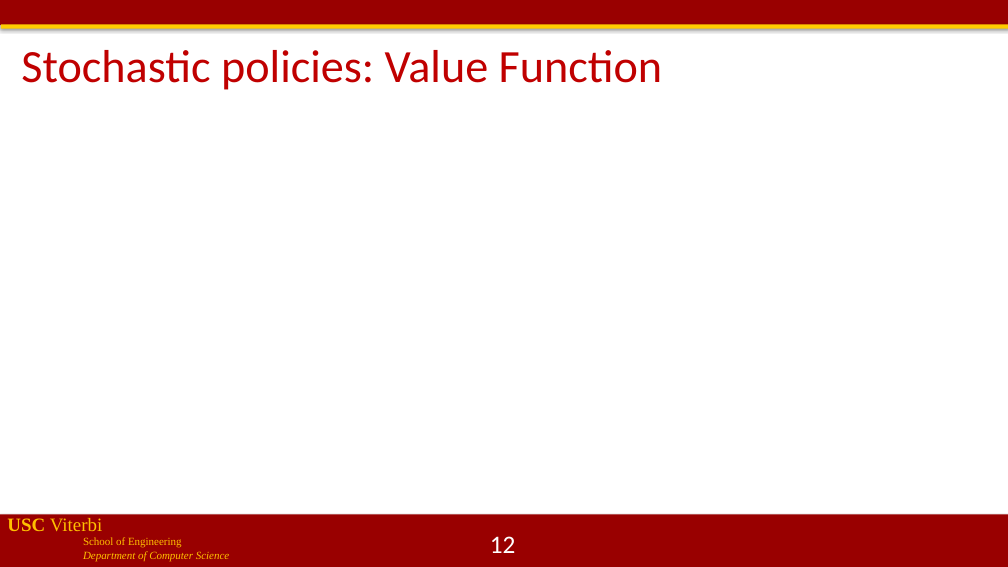
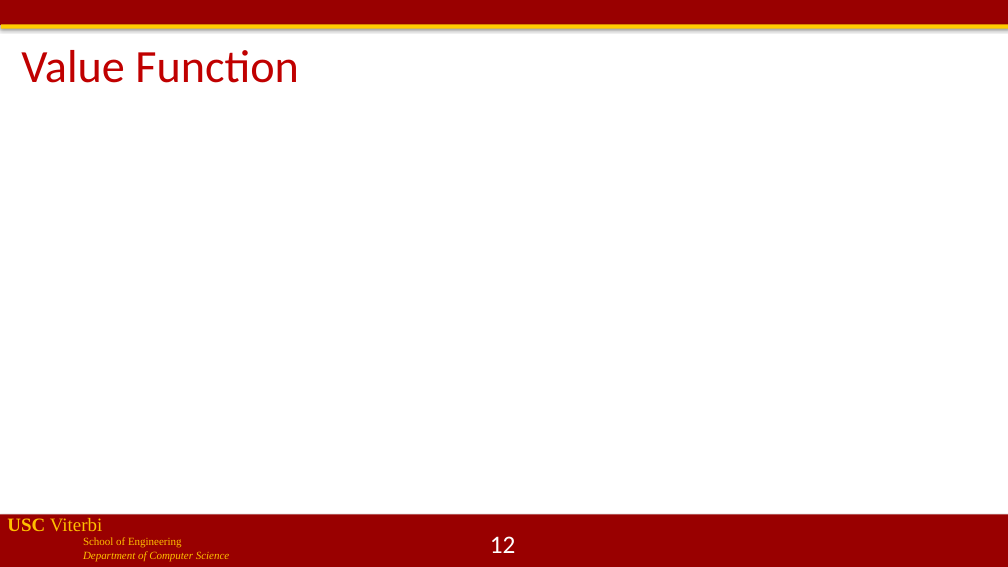
Before and after one commit to jdeshmukh/jdeshmukh.github.io, a slide deck: slide 12 of teaching/cs513slides/lecture12-RLDeepRL.pptx. Drawn at 1008x567 pixels with LibreOffice and Linux fonts; fonts in the diff are those of the drawing; grey boxes stand for pictures; background and template pictures are left out. Boxes give left, top, right and bottom in pixels: in the first picture for what was removed or moved away, otherwise in the second. Text is boxed around its words. In the diff, an @@ line names an element or a change of style, - is before the commit and + after.

```diff
--- a/teaching/cs513slides/lecture12-RLDeepRL.pptx
+++ b/teaching/cs513slides/lecture12-RLDeepRL.pptx
@@ title at box(21, 50, 299, 83): text changed @@
-Stochastic policies: Value Function
+Value Function
```
Also in this commit, not shown: 11 other slides changed, 2 slides added, 1 other file.
